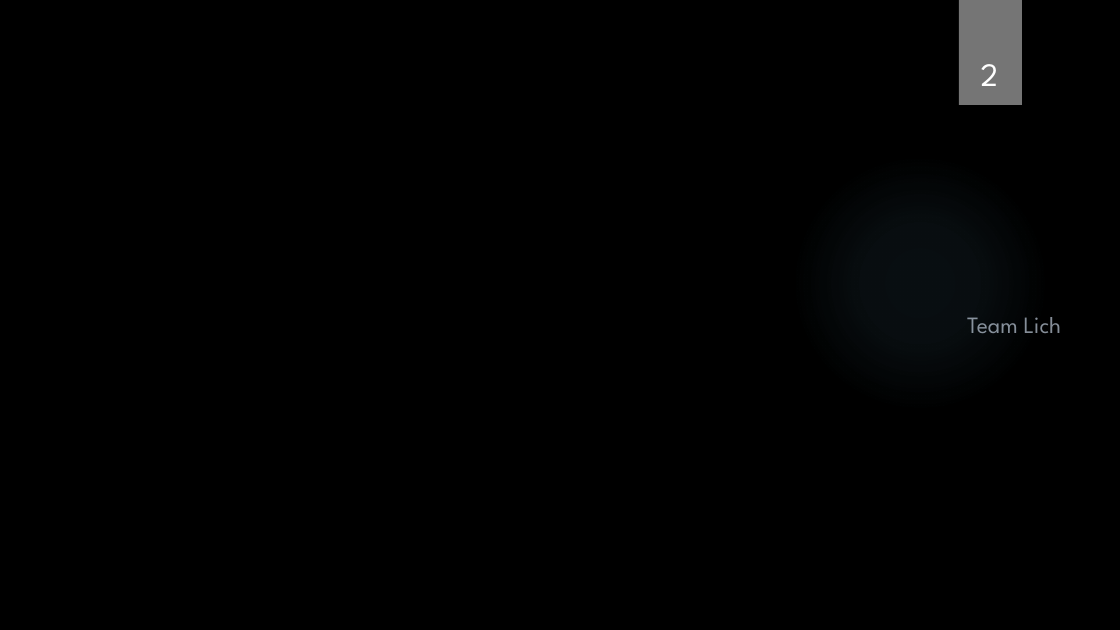
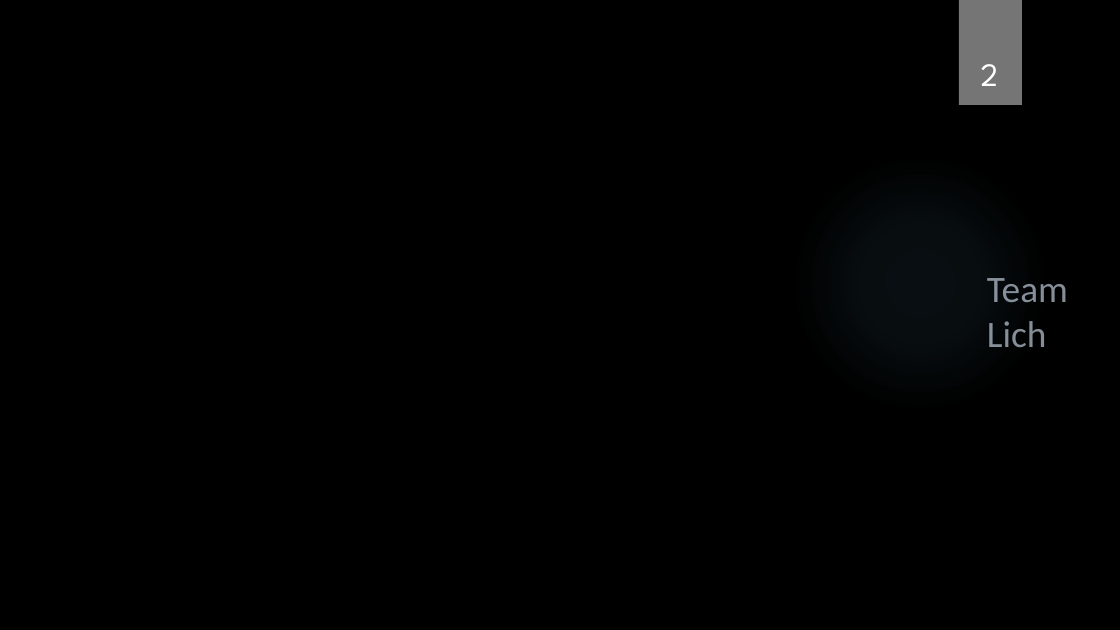
Before and after one commit to Team-Lich/Presentations, a slide deck: slide 2 of Template.pptx. Drawn at 1120x630 pixels with LibreOffice and Linux fonts; fonts in the diff are those of the drawing; background and template pictures are left out. Boxes give left, top, right and bottom in pixels: in the first picture for what was removed or moved away, otherwise in the second. Text is boxed around its words. In the diff, an @@ line names an element or a change of style, - is before the commit and + after.

Commit message:
Changed the team font to be creepier

```diff
--- a/Template.pptx
+++ b/Template.pptx
@@ text "Team Lich": place and size @@
-text "Team Lich" at [967, 317, 1062, 333]
+text "Team Lich" at [987, 278, 1068, 347]
@@ text "Team Lich" at [987, 278, 1068, 347]: size 20 to 32 pt, font League Spartan to Calibri @@
```
Also in this commit, not shown: 1 other slide changed, 1 other file.
